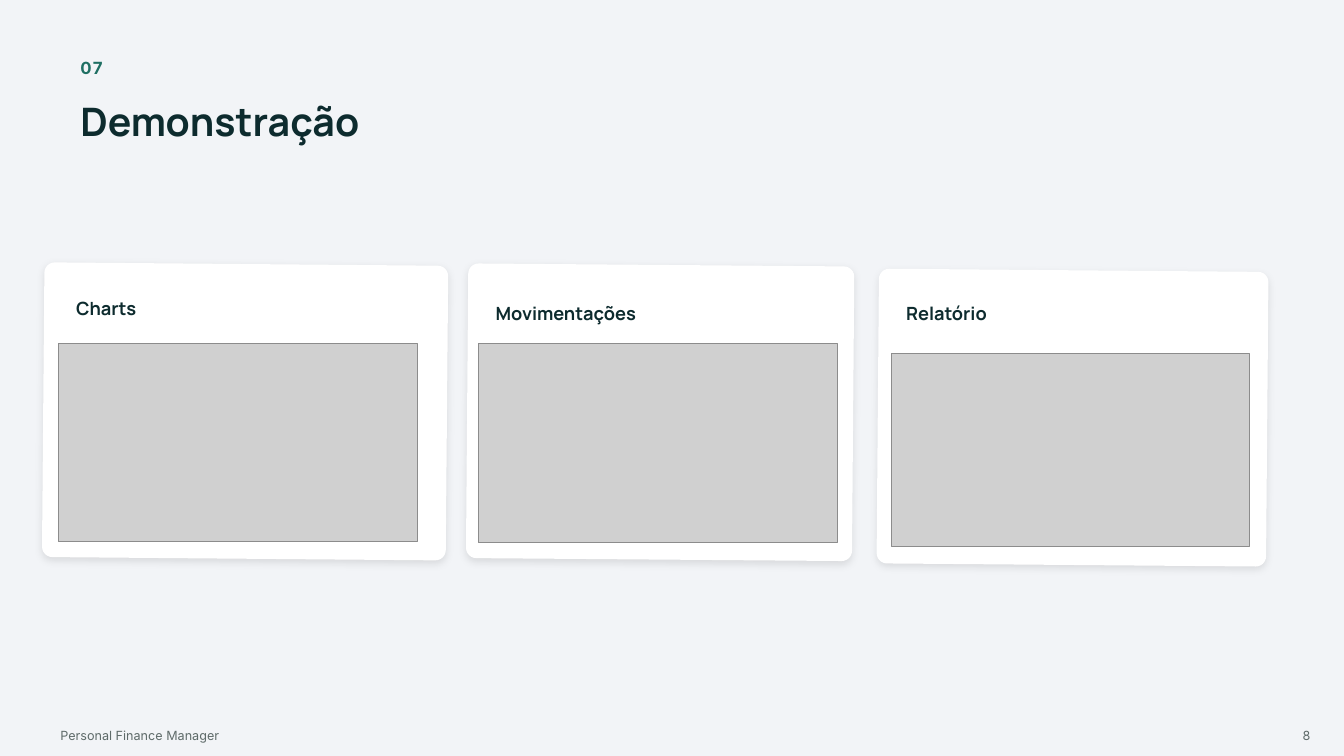
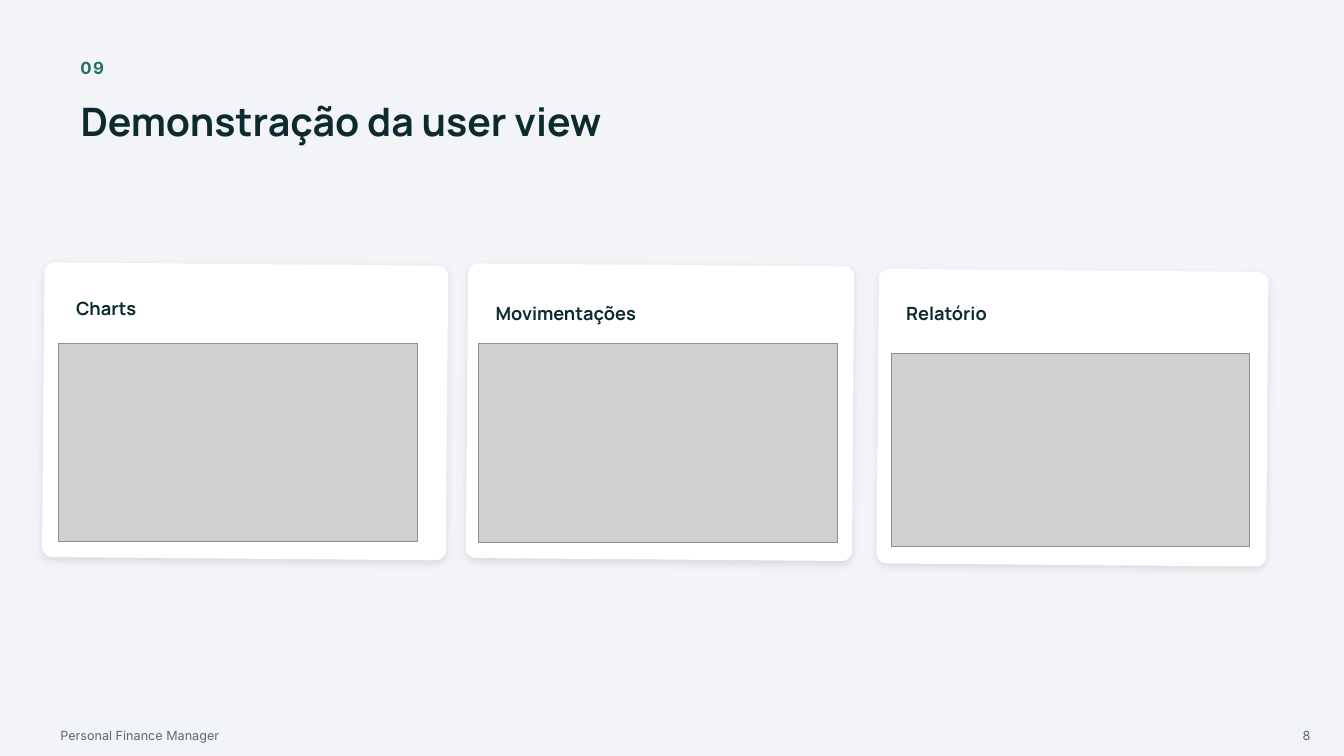
Before and after one commit to esmeraldafonseca/personal-finance-manager, a slide deck: slide 10 of src/assets/PersonalFinanceManager_Apresentacao .pptx. Drawn at 1344x756 pixels with LibreOffice and Linux fonts; fonts in the diff are those of the drawing; grey boxes stand for pictures. Boxes give left, top, right and bottom in pixels: in the first picture for what was removed or moved away, otherwise in the second. Text is boxed around its words. In the diff, an @@ line names an element or a change of style, - is before the commit and + after.

```diff
--- a/src/assets/PersonalFinanceManager_Apresentacao .pptx
+++ b/src/assets/PersonalFinanceManager_Apresentacao .pptx
@@ text at bbox=[80, 61, 104, 74]: text changed @@
-07
+09
@@ text at bbox=[81, 105, 601, 146]: text changed @@
-Demonstração
+Demonstração da user view
```
Also in this commit, not shown: 2 other slides changed, 3 slides added, 1 other file.
